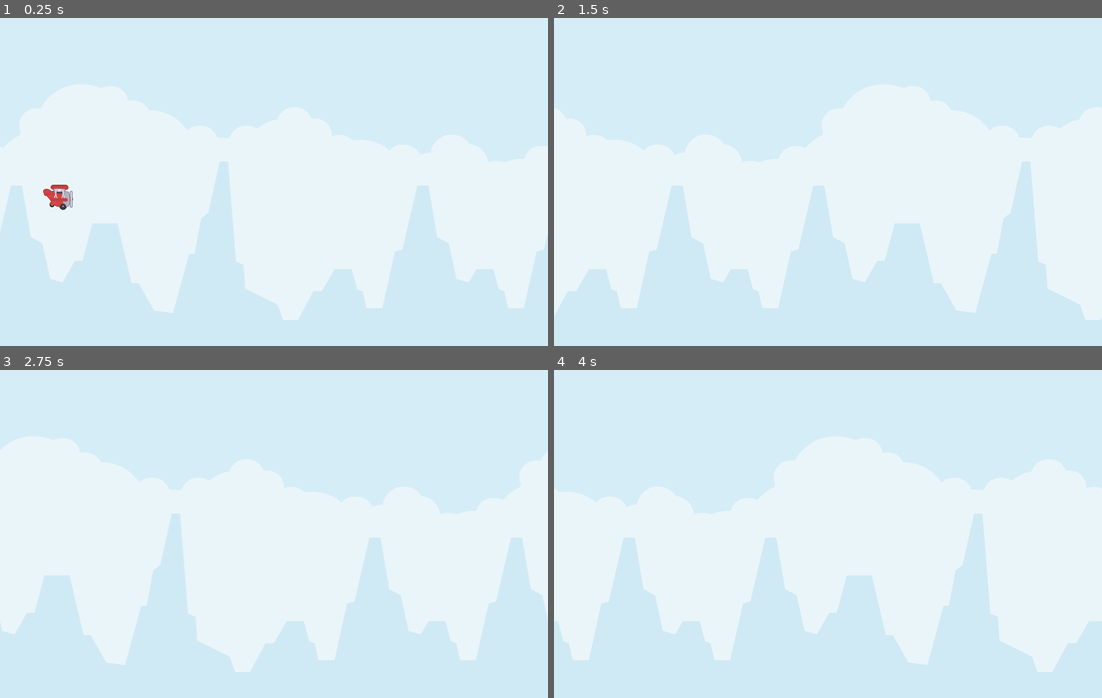
Above: before the commit, frames 1-4 (two rows, left to right).
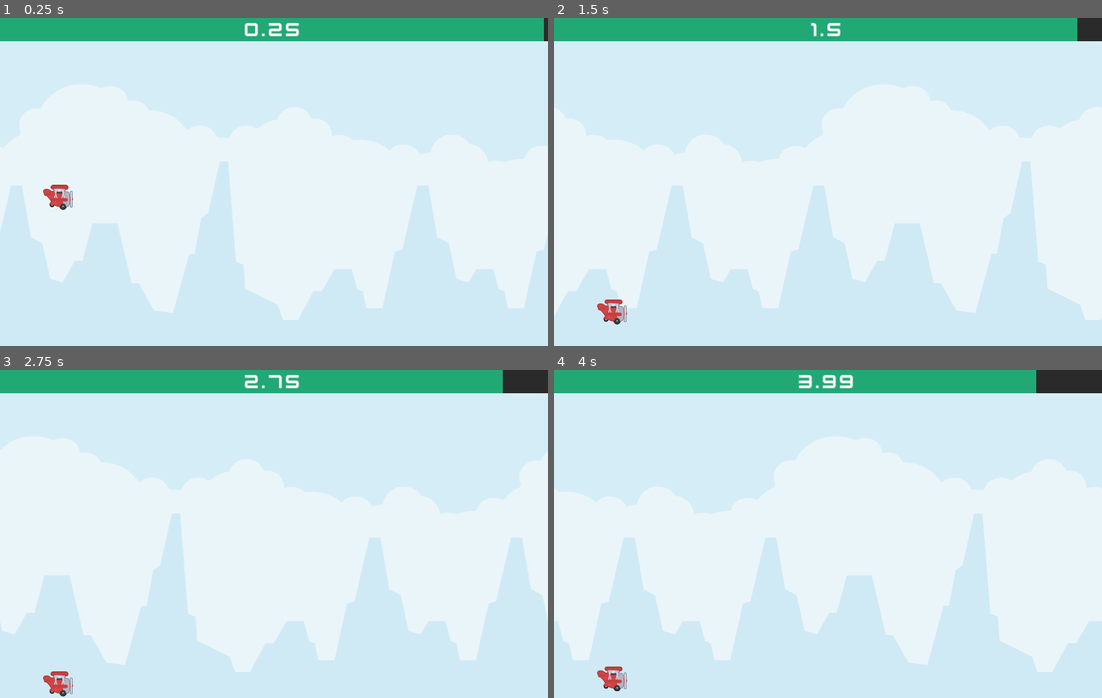
Above: after the commit, the same moments.

Repository: Abdulkader-Safi/tappy_plane_hypercausal_game
Game: Godot game, scene res://Scenes/Main.tscn
The game is run twice, just before and just after one commit, with the same random seed, the same clock (stepped at 60 frames per second) and the same inputs. Before the commit the project has no main scene; this scene is started directly in both runs.
Inputs (mouse positions are in pixels of both pictures, inside the frame that each line leads up to):
- Up to frame 1 (0.25 s): no input
- Up to frame 2 (1.5 s): move the mouse to (948, 165) at 0.52 s; click (948, 165) at 0.6 s; move the mouse to (718, 198) at 1.27 s; click (718, 198) at 1.35 s
- Up to frame 3 (2.75 s): move the mouse to (328, 461) at 2.02 s; click (328, 461) at 2.1 s
- Up to frame 4 (4 s): move the mouse to (800, 599) at 2.77 s; click (800, 599) at 2.85 s; move the mouse to (992, 583) at 3.52 s; click (992, 583) at 3.6 s

The runs differ from the first frame. In frame 1, 7.0% of the frame differs, in the area x 0-100%, y 0-8%; in frame 2, 7.3%, in the area x 0-100%, y 0-94%; in frame 3, 7.3%; in frame 4, 7.3%.

Commit message:
Add player scene and implement health and score tracking in main script

Diff:
--- a/Scenes/Main.tscn
+++ b/Scenes/Main.tscn
@@ -1,12 +1,19 @@
-[gd_scene load_steps=6 format=3 uid="uid://crsoq6pjcfcgk"]
+[gd_scene load_steps=9 format=3 uid="uid://crsoq6pjcfcgk"]
 
 [ext_resource type="Texture2D" uid="uid://b68t16wnq5i4b" path="res://Assets/Background.png" id="1_1jfdm"]
 [ext_resource type="Script" path="res://Scripts/main.gd" id="1_tu8cd"]
 [ext_resource type="Script" path="res://Scripts/background.gd" id="1_yvk1g"]
-[ext_resource type="Texture2D" uid="uid://idmmjp7fhs4h" path="res://Assets/Player.png" id="4_pvpia"]
+[ext_resource type="PackedScene" uid="uid://bdksvhnpme8iw" path="res://Scenes/Player/Player.tscn" id="4_otvpn"]
+[ext_resource type="FontFile" uid="uid://rhpbrypeoca3" path="res://Assets/kenvector_future.ttf" id="5_eehmu"]
 
-[sub_resource type="CircleShape2D" id="CircleShape2D_xa4nc"]
-radius = 41.0488
+[sub_resource type="RectangleShape2D" id="RectangleShape2D_uplfy"]
+size = Vector2(1600, 20)
+
+[sub_resource type="StyleBoxFlat" id="StyleBoxFlat_kqjhe"]
+bg_color = Color(0.164706, 0.164706, 0.164706, 1)
+
+[sub_resource type="StyleBoxFlat" id="StyleBoxFlat_v8214"]
+bg_color = Color(0.133333, 0.658824, 0.454902, 1)
 
 [node name="Main" type="Node"]
 script = ExtResource("1_tu8cd")
@@ -24,13 +31,52 @@
 position = Vector2(1200, 0)
 texture = ExtResource("1_1jfdm")
 
-[node name="Player" type="RigidBody2D" parent="."]
-position = Vector2(170, 480)
-mass = 2.2
-gravity_scale = 1.6
+[node name="Player" parent="." instance=ExtResource("4_otvpn")]
 
-[node name="Sprite2D" type="Sprite2D" parent="Player"]
-texture = ExtResource("4_pvpia")
+[node name="Walls" type="Node" parent="."]
 
-[node name="CollisionShape2D" type="CollisionShape2D" parent="Player"]
-shape = SubResource("CircleShape2D_xa4nc")
+[node name="StaticBody2D" type="StaticBody2D" parent="Walls"]
+
+[node name="CollisionShape2D" type="CollisionShape2D" parent="Walls/StaticBody2D"]
+position = Vector2(800, 59)
+shape = SubResource("RectangleShape2D_uplfy")
+
+[node name="StaticBody2D2" type="StaticBody2D" parent="Walls"]
+position = Vector2(0, 970)
+
+[node name="CollisionShape2D" type="CollisionShape2D" parent="Walls/StaticBody2D2"]
+position = Vector2(800, 0)
+shape = SubResource("RectangleShape2D_uplfy")
+
+[node name="UI" type="Control" parent="."]
+z_index = 10
+layout_mode = 3
+anchors_preset = 15
+anchor_right = 1.0
+anchor_bottom = 1.0
+grow_horizontal = 2
+grow_vertical = 2
+
+[node name="HealthBar" type="ProgressBar" parent="UI"]
+layout_mode = 1
+anchors_preset = 10
+anchor_right = 1.0
+offset_bottom = 68.0
+grow_horizontal = 2
+theme_override_styles/background = SubResource("StyleBoxFlat_kqjhe")
+theme_override_styles/fill = SubResource("StyleBoxFlat_v8214")
+value = 60.0
+show_percentage = false
+
+[node name="ScoreLabel" type="Label" parent="UI/HealthBar"]
+layout_mode = 1
+anchors_preset = 15
+anchor_right = 1.0
+anchor_bottom = 1.0
+grow_horizontal = 2
+grow_vertical = 2
+theme_override_fonts/font = ExtResource("5_eehmu")
+theme_override_font_sizes/font_size = 60
+text = "0"
+horizontal_alignment = 1
+vertical_alignment = 1
--- /dev/null
+++ b/Scenes/Player/Player.tscn
@@ -0,0 +1,20 @@
+[gd_scene load_steps=4 format=3 uid="uid://bdksvhnpme8iw"]
+
+[ext_resource type="Script" path="res://Scenes/Player/player.gd" id="1_jbypb"]
+[ext_resource type="Texture2D" uid="uid://idmmjp7fhs4h" path="res://Assets/Player.png" id="1_lx4gf"]
+
+[sub_resource type="CircleShape2D" id="CircleShape2D_xa4nc"]
+radius = 41.0488
+
+[node name="Player" type="RigidBody2D"]
+position = Vector2(170, 480)
+mass = 2.2
+gravity_scale = 1.6
+continuous_cd = 1
+script = ExtResource("1_jbypb")
+
+[node name="Sprite2D" type="Sprite2D" parent="."]
+texture = ExtResource("1_lx4gf")
+
+[node name="CollisionShape2D" type="CollisionShape2D" parent="."]
+shape = SubResource("CircleShape2D_xa4nc")
--- /dev/null
+++ b/Scenes/Player/player.gd
@@ -0,0 +1,7 @@
+extends RigidBody2D
+
+@export var impulse_force: int = 1500
+
+func _process(_delta):
+	if Input.is_action_just_pressed('click'):
+		apply_central_impulse(Vector2.UP * impulse_force)
--- a/Scripts/main.gd
+++ b/Scripts/main.gd
@@ -1,11 +1,22 @@
 extends Node
 
 @export var dynamic_object_speed: int = 700
-
-@export var speed: int = 700
-
+@export var health_decrease: int = 3
+@export var health: float = 100
+@export var score: float = 0.0
 
 func _process(delta):
 	# position.x -= delta * dynamic_object_speed
 	for dynamic_object in get_tree().get_nodes_in_group("DynamicObject"):
 		dynamic_object.position.x -= delta * dynamic_object_speed
+
+	if health > 0:
+		health -= health_decrease * delta
+		$UI/HealthBar.value = health
+
+	score += delta
+	var formatted_score: String = str(score)
+	var decimal_index = formatted_score.find(".")
+	formatted_score = formatted_score.left(decimal_index + 3)
+	$UI/HealthBar/ScoreLabel.text = formatted_score
+	print(decimal_index)
--- a/project.godot
+++ b/project.godot
@@ -11,6 +11,7 @@
 [application]
 
 config/name="Tappy Plane Hypercausal Game"
+run/main_scene="res://Scenes/Main.tscn"
 config/features=PackedStringArray("4.3", "Forward Plus")
 config/icon="res://icon.svg"
 
@@ -19,3 +20,12 @@
 window/size/viewport_width=1600
 window/size/viewport_height=960
 window/stretch/mode="canvas_items"
+
+[input]
+
+click={
+"deadzone": 0.5,
+"events": [Object(InputEventMouseButton,"resource_local_to_scene":false,"resource_name":"","device":-1,"window_id":0,"alt_pressed":false,"shift_pressed":false,"ctrl_pressed":false,"meta_pressed":false,"button_mask":1,"position":Vector2(259, 1),"global_position":Vector2(278, 92),"factor":1.0,"button_index":1,"canceled":false,"pressed":true,"double_click":false,"script":null)
+, Object(InputEventKey,"resource_local_to_scene":false,"resource_name":"","device":-1,"window_id":0,"alt_pressed":false,"shift_pressed":false,"ctrl_pressed":false,"meta_pressed":false,"pressed":false,"keycode":0,"physical_keycode":32,"key_label":0,"unicode":32,"location":0,"echo":false,"script":null)
+]
+}
